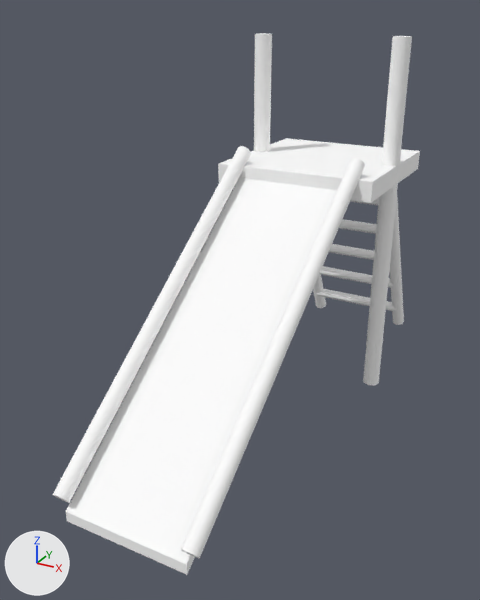
Renders of the glTF model godot/models/playground_slide.glb from each side of a commit.
One viewpoint serves both versions: a 50 mm camera at (1.62, -3.08, 2.45) aimed at (-0.15, 0.14, 0.84). The axes (+X, +Y, +Z) are drawn at lower left. The lights are the same throughout. The older version comes first. Where no turn or scale is listed for an object, it has been applied to the vertices.

Before the edit, the objects in view are built like this:
```python
me_slide_rail = bpy.data.meshes.new('slide_rail')
me_slide_rail.from_pydata(...)  # 64 vertices, 124 faces; spans x -0.05..0.05, y -0.95..0.95, z -0.71..0.71
me_slide_rail.materials.append(mat_metal_dark)  # white #ffffff
me_slide_rail_001 = bpy.data.meshes.new('slide_rail.001')
me_slide_rail_001.from_pydata(...)  # 64 vertices, 124 faces; spans x -0.05..0.05, y -0.95..0.95, z -0.71..0.71
me_slide_rail_001.materials.append(mat_metal_dark)  # white #ffffff
me_support_001 = bpy.data.meshes.new('support.001')
me_support_001.from_pydata(...)  # a 32-sided cylinder along z spanning x -0.05..0.05, y -0.05..0.05, z -1.15..1.15
me_support_001.materials.append(mat_metal_dark)  # white #ffffff
ob_slide_rail = bpy.data.objects.new('slide_rail', me_slide_rail)
ob_slide_rail.location = (-0.37, -0.325, 0.955)
ob_slide_rail_001 = bpy.data.objects.new('slide_rail.001', me_slide_rail_001)
ob_slide_rail_001.location = (0.37, -0.325, 0.955)
ob_support_001 = bpy.data.objects.new('support.001', me_support_001)
ob_support_001.location = (0.45, 1.0, 1.15)
# also in view: 'support' at (-0.45, 1.0, 1.15); 'deck' at (0.0, 1.0, 1.5); 'ladder_side.001' at (0.35, 1.65, 0.77); 'slide' at (0.0, -0.32, 0.85)
```
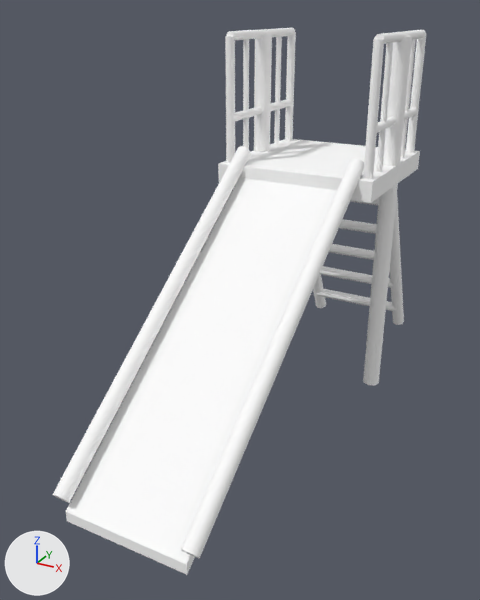
The change, as a list of edits to the scene's bpy script:
```text
Add me_guard_post_003:
    me_guard_post_003.from_pydata(...)  # 64 vertices, 124 faces; spans x -0.028..0.028, y -0.028..0.028, z -0.37..0.37
    me_guard_post_003.materials.append(mat_metal_dark)  # white #ffffff
Add me_guard_infill_003:
    me_guard_infill_003.from_pydata(...)  # 64 vertices, 124 faces; spans x -0.018..0.018, y -0.018..0.018, z -0.37..0.37
    me_guard_infill_003.materials.append(mat_metal_dark)  # white #ffffff
Add me_deck_guard_003:
    me_deck_guard_003.from_pydata(...)  # 64 vertices, 124 faces; spans x -0.026..0.026, y -0.43..0.43, z -0.026..0.026
    me_deck_guard_003.materials.append(mat_metal_dark)  # white #ffffff
Add ob_guard_post_003:
    ob_guard_post_003 = bpy.data.objects.new('guard_post.003', me_guard_post_003)
    ob_guard_post_003.location = (0.45, 0.57, 1.93)
Add ob_guard_post_002:
    ob_guard_post_002 = bpy.data.objects.new('guard_post.002', me_guard_post_003.copy())
    ob_guard_post_002.location = (0.45, 1.43, 1.93)
Add ob_guard_post_001:
    ob_guard_post_001 = bpy.data.objects.new('guard_post.001', me_guard_post_003.copy())
    ob_guard_post_001.location = (-0.45, 0.57, 1.93)
Add ob_guard_post:
    ob_guard_post = bpy.data.objects.new('guard_post', me_guard_post_003.copy())
    ob_guard_post.location = (-0.45, 1.43, 1.93)
Add ob_guard_infill_003:
    ob_guard_infill_003 = bpy.data.objects.new('guard_infill.003', me_guard_infill_003)
    ob_guard_infill_003.location = (0.45, 0.77, 1.93)
Add ob_guard_infill_002:
    ob_guard_infill_002 = bpy.data.objects.new('guard_infill.002', me_guard_infill_003.copy())
    ob_guard_infill_002.location = (0.45, 1.23, 1.93)
Add ob_guard_infill_001:
    ob_guard_infill_001 = bpy.data.objects.new('guard_infill.001', me_guard_infill_003.copy())
    ob_guard_infill_001.location = (-0.45, 0.77, 1.93)
Add ob_guard_infill:
    ob_guard_infill = bpy.data.objects.new('guard_infill', me_guard_infill_003.copy())
    ob_guard_infill.location = (-0.45, 1.23, 1.93)
Add ob_deck_guard_003:
    ob_deck_guard_003 = bpy.data.objects.new('deck_guard.003', me_deck_guard_003)
    ob_deck_guard_003.location = (0.45, 1.0, 2.3)
Add ob_deck_guard_002:
    ob_deck_guard_002 = bpy.data.objects.new('deck_guard.002', me_deck_guard_003.copy())
    ob_deck_guard_002.location = (0.45, 1.0, 1.83)
Add ob_deck_guard_001:
    ob_deck_guard_001 = bpy.data.objects.new('deck_guard.001', me_deck_guard_003.copy())
    ob_deck_guard_001.location = (-0.45, 1.0, 2.3)
Add ob_deck_guard:
    ob_deck_guard = bpy.data.objects.new('deck_guard', me_deck_guard_003.copy())
    ob_deck_guard.location = (-0.45, 1.0, 1.83)
```

What differs and where, as boxes (x1, y1, x2, y2) in the pictures (480 x 600 px):
'guard_post.003', added: after (363, 39, 384, 179)
'guard_post.001', added: after (225, 36, 235, 163)
'guard_post.002', added: after (406, 35, 426, 153)
'guard_post', added: after (285, 32, 296, 141)
'guard_infill.003', added: after (376, 42, 393, 172)
'guard_infill.001', added: after (243, 38, 249, 149)
'guard_infill', added: after (274, 36, 282, 145)
'deck_guard.001', added: after (226, 28, 295, 40)
'guard_infill.002', added: after (400, 39, 416, 158)
'deck_guard.003', added: after (374, 30, 426, 44)
'deck_guard', added: after (235, 99, 292, 121)
'deck_guard.002', added: after (377, 107, 418, 133)
